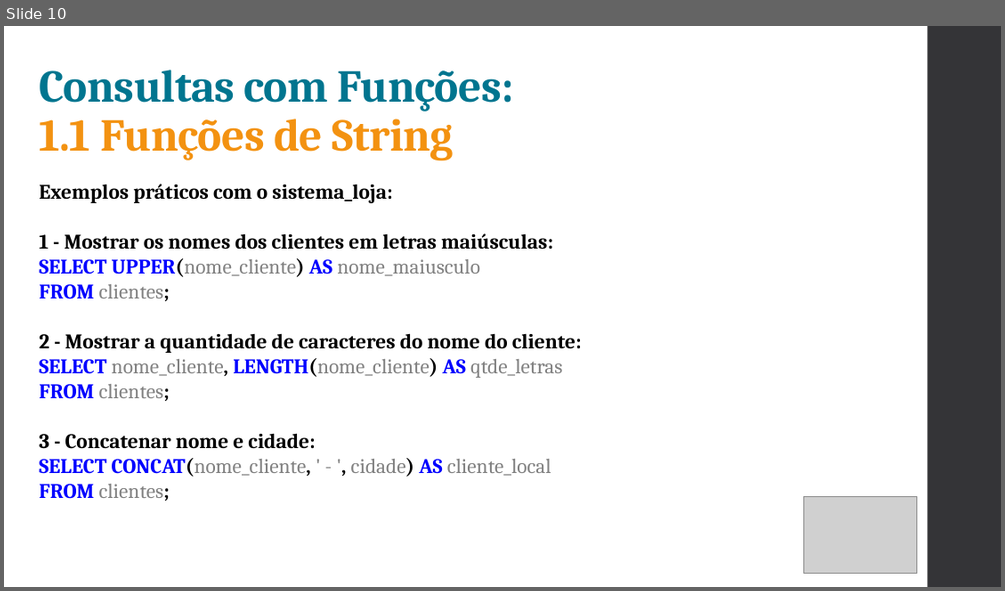
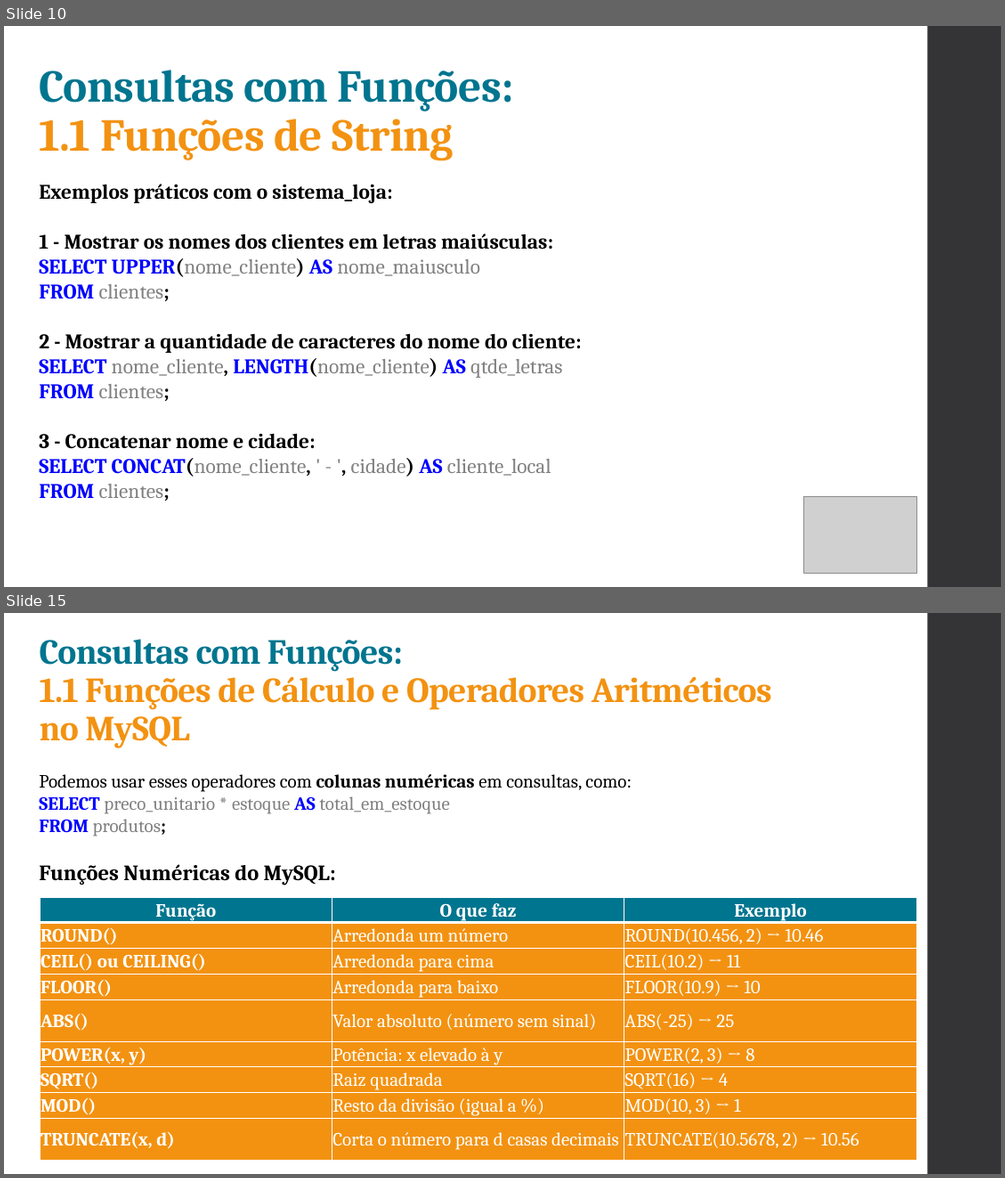
Before and after one commit to ruanSTT/database-mysql, a slide deck: Aula 03/Aula03.pptx. Shown one above the other, each under a label of ours: slide 10 before the commit, slides 10 and 15 after it; the slides between them are not shown. The pictures are 1005x591 and 1005x1178 pixels, drawn with LibreOffice and Linux fonts; fonts in the diff are those of the drawing; grey boxes stand for pictures. Boxes give left, top, right and bottom in pixels: in the first picture for what was removed or moved away, otherwise in the second. Text is boxed around its words. In the diff, an @@ line names an element or a change of style, - is before the commit and + after.

```diff
--- a/Aula 03/Aula03.pptx
+++ b/Aula 03/Aula03.pptx
@@ slide 15 added at (4,613,1001,1174), background #FFFFFF; not listed: 1 template element that a slide beside it also shows @@
@@ title added at (40,639,772,748), 34 pt, text #F39211, bold @@
+Consultas com Funções:
+1.1 Funções de Cálculo e Operadores Aritméticos no MySQL
@@ text added at (39,774,631,885), 18 pt, text #000000 @@
+Podemos usar esses operadores com colunas numéricas em consultas, como:
+SELECT preco_unitario * estoque AS total_em_estoque
+FROM produtos;
+Funções Numéricas do MySQL:
@@ table added at (40,897,917,1160), 9 rows, 3 columns @@
+Função | O que faz | Exemplo
+ROUND() | Arredonda um número | ROUND(10.456, 2) → 10.46
+CEIL() ou CEILING() | Arredonda para cima | CEIL(10.2) → 11
+FLOOR() | Arredonda para baixo | FLOOR(10.9) → 10
+ABS() | Valor absoluto (número sem sinal) | ABS(-25) → 25
+POWER(x, y) | Potência: x elevado à y | POWER(2, 3) → 8
+SQRT() | Raiz quadrada | SQRT(16) → 4
+MOD() | Resto da divisão (igual a %) | MOD(10, 3) → 1
+TRUNCATE(x, d) | Corta o número para d casas decimais | TRUNCATE(10.5678, 2) → 10.56
@@ picture added at (803,1083,917,1159) @@
```
Also in this commit, not shown: 1 slide changed, 9 other slides added, 1 other file.
